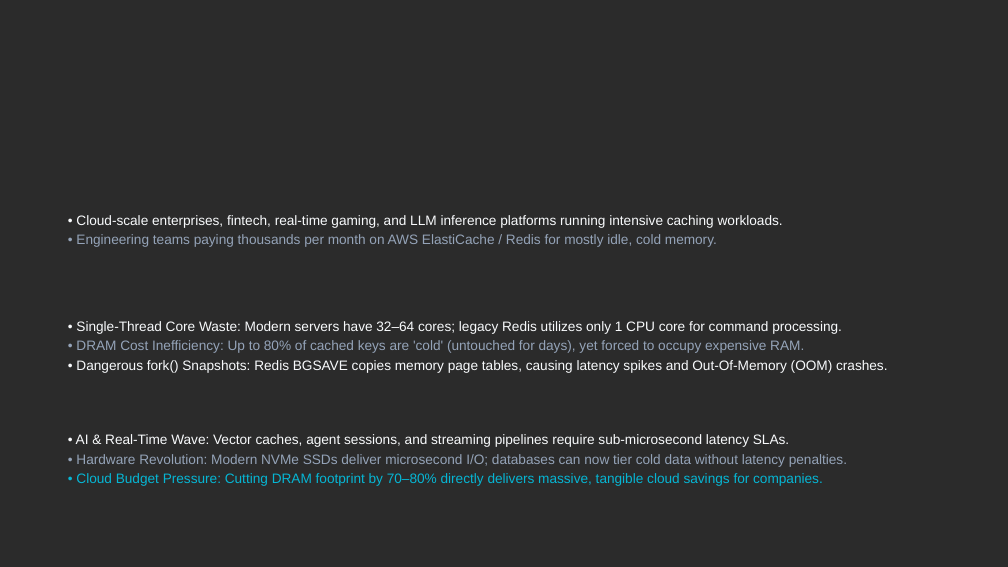
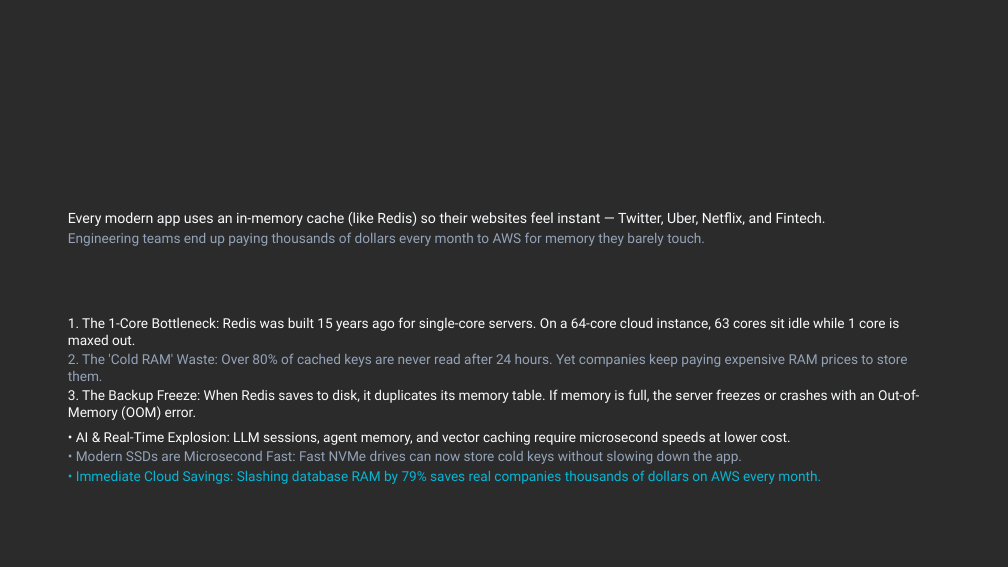
Before and after one commit to akash20065ray-sys/VALENCE, a slide deck: slide 2 of Valence_CodeApex_Official.pptx. Drawn at 1008x567 pixels with LibreOffice and Linux fonts; fonts in the diff are those of the drawing; background and template pictures are left out; a plain dark background stands for a picture behind light text. Boxes give left, top, right and bottom in pixels: in the first picture for what was removed or moved away, otherwise in the second. Text is boxed around its words. In the diff, an @@ line names an element or a change of style, - is before the commit and + after.

```diff
--- a/Valence_CodeApex_Official.pptx
+++ b/Valence_CodeApex_Official.pptx
@@ text at [68,212,826,246]: text changed; size 13 to 13.5 pt; font Arial to Roboto @@
-• Cloud-scale enterprises, fintech, real-time gaming, and LLM inference platforms running intensive caching workloads.
-• Engineering teams paying thousands per month on AWS ElastiCache / Redis for mostly idle, cold memory.
+Every modern app uses an in-memory cache (like Redis) so their websites feel instant — Twitter, Uber, Netflix, and Fintech.
+Engineering teams end up paying thousands of dollars every month to AWS for memory they barely touch.
@@ text at [68,317,919,403]: text changed; font Arial to Roboto @@
-• Single-Thread Core Waste: Modern servers have 32–64 cores; legacy Redis utilizes only 1 CPU core for command processing.
-• DRAM Cost Inefficiency: Up to 80% of cached keys are 'cold' (untouched for days), yet forced to occupy expensive RAM.
-• Dangerous fork() Snapshots: Redis BGSAVE copies memory page tables, causing latency spikes and Out-Of-Memory (OOM) crashes.
+1. The 1-Core Bottleneck: Redis was built 15 years ago for single-core servers. On a 64-core cloud instance, 63 cores sit idle while 1 core is maxed out.
+2. The 'Cold RAM' Waste: Over 80% of cached keys are never read after 24 hours. Yet companies keep paying expensive RAM prices to store them.
+3. The Backup Freeze: When Redis saves to disk, it duplicates its memory table. If memory is full, the server freezes or crashes with an Out-of-Memory (OOM) error.
@@ text at [76,431,821,484]: text changed; font Arial to Roboto; text colour #94A3B8 to #F8FAFC @@
-• AI & Real-Time Wave: Vector caches, agent sessions, and streaming pipelines require sub-microsecond latency SLAs.
-• Hardware Revolution: Modern NVMe SSDs deliver microsecond I/O; databases can now tier cold data without latency penalties.
-• Cloud Budget Pressure: Cutting DRAM footprint by 70–80% directly delivers massive, tangible cloud savings for companies.
+• AI & Real-Time Explosion: LLM sessions, agent memory, and vector caching require microsecond speeds at lower cost.
+• Modern SSDs are Microsecond Fast: Fast NVMe drives can now store cold keys without slowing down the app.
+• Immediate Cloud Savings: Slashing database RAM by 79% saves real companies thousands of dollars on AWS every month.
```
Also in this commit, not shown: 5 other slides changed, 2 slides added, 2 slides removed, 4 other files.
